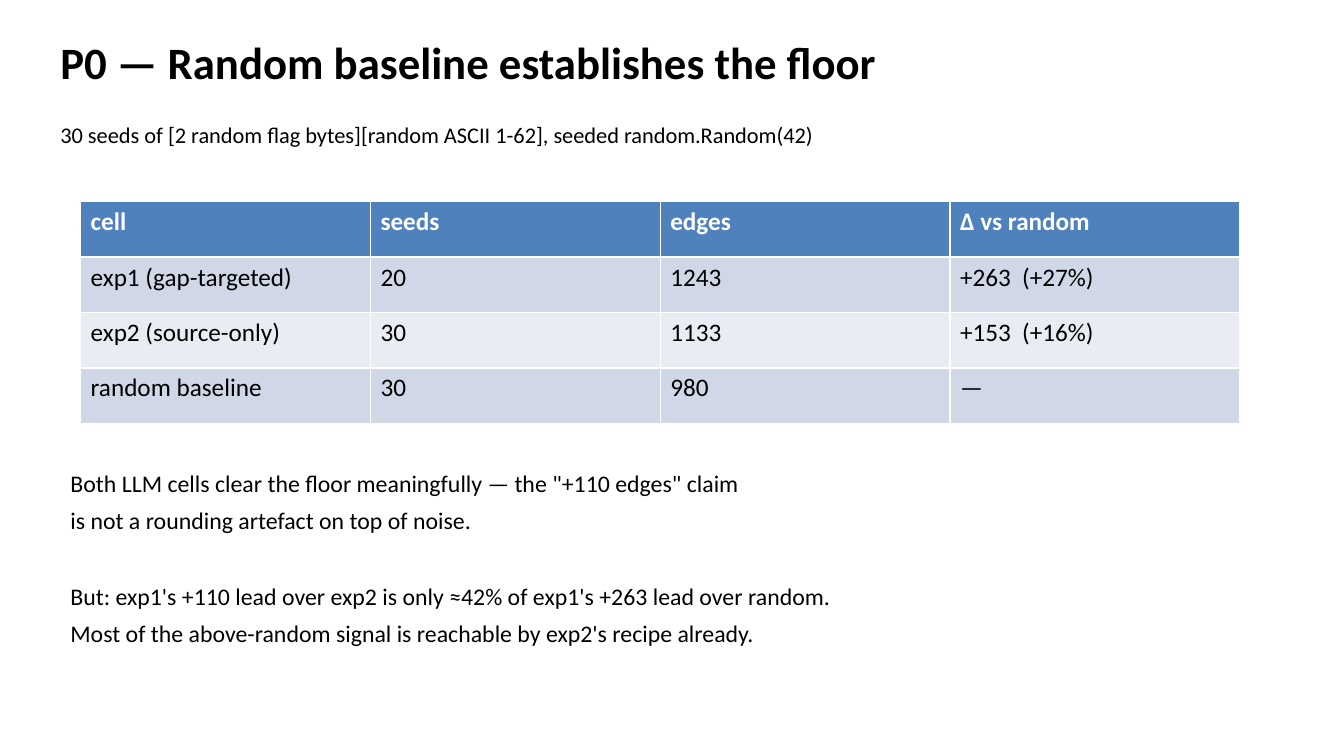
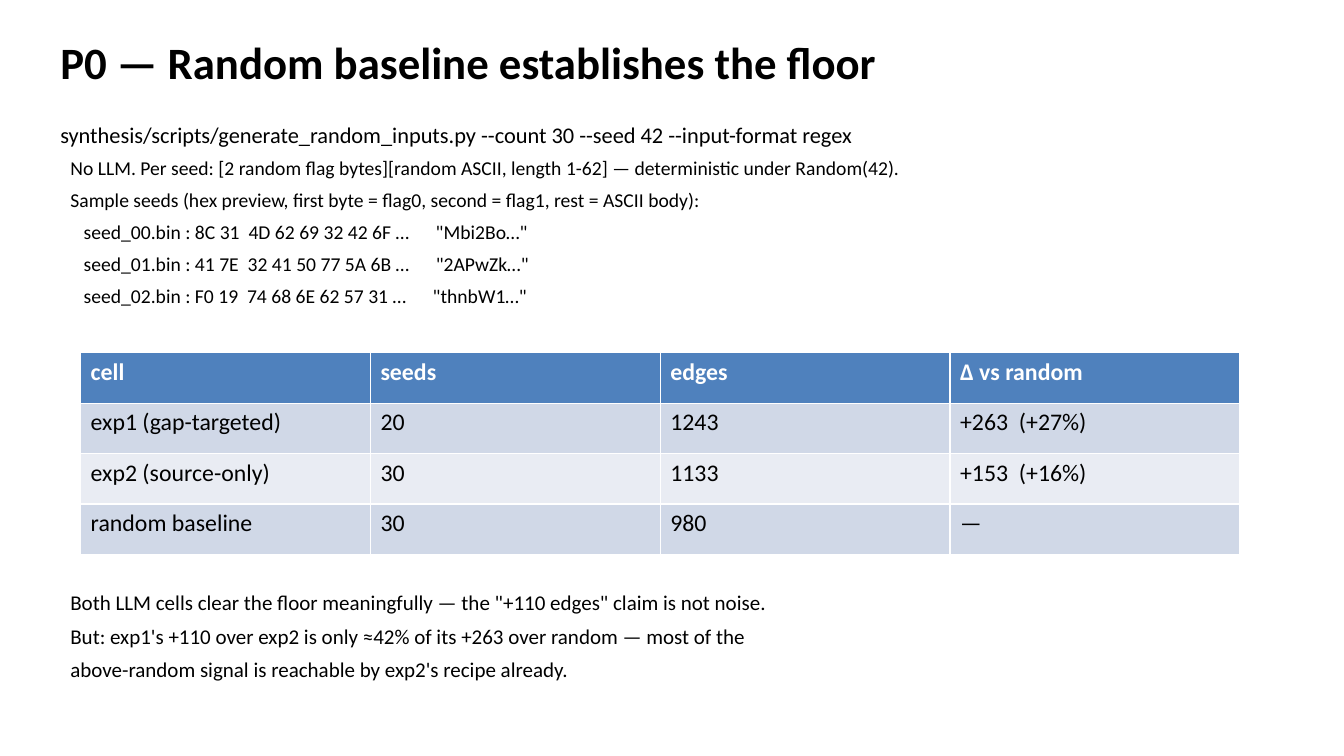
Before and after one commit to shreyasganesh0/llm-fuzzing, a slide deck: slide 18 of docs/slides/llm_fuzzing_review.pptx (slide 14 before the commit). Drawn at 1344x756 pixels with LibreOffice and Linux fonts; fonts in the diff are those of the drawing. Boxes give left, top, right and bottom in pixels: in the first picture for what was removed or moved away, otherwise in the second. Text is boxed around its words. In the diff, an @@ line names an element or a change of style, - is before the commit and + after.

Commit message:
Add ablation results docs, review decks, and credit-check utilities
- docs/WEEKLY_REVIEW_PROMPT.md: full review prompt with RE2 v2 and harfbuzz
  llama results; M1/M2 tables; head-to-head format-dependence comparison
- docs/LLAMA_ABLATION_RESULTS.md: standalone results doc for Claude web
  presentation creation (llama-only, 150-seed normalised runs)
- docs/EXPERIMENT_HANDOFF.md, HANDOFF_PACK.md: handoff docs for resuming
  Claude harfbuzz cells when API credits are restored
- docs/ABLATION_V3_SLIDE_SUMMARY.md, INTEGRITY_AND_NEXT_STEPS.md: earlier
  analysis docs
- core/build_pptx.py: add slides for data flow, prompt examples, and seed
  format walkthrough
- docs/slides/: updated and new PPTX review decks
- scripts/check_claude_credits.{py,sh}: utilities to poll Anthropic API
  credit availability before launching synthesis runs

```diff
--- a/docs/slides/llm_fuzzing_review.pptx
+++ b/docs/slides/llm_fuzzing_review.pptx
@@ text at box(60, 127, 851, 147): text changed @@
-30 seeds of [2 random flag bytes][random ASCII 1-62], seeded random.Random(42)
+synthesis/scripts/generate_random_inputs.py --count 30 --seed 42 --input-format regex
@@ text added at box(70, 160, 898, 306), 14 pt, text #000000 @@
+No LLM. Per seed: [2 random flag bytes][random ASCII, length 1-62] — deterministic under Random(42).
+Sample seeds (hex preview, first byte = flag0, second = flag1, rest = ASCII body):
+seed_00.bin : 8C 31 4D 62 69 32 42 6F … "Mbi2Bo…"
+seed_01.bin : 41 7E 32 41 50 77 5A 6B … "2APwZk…"
+seed_02.bin : F0 19 74 68 6E 62 57 31 … "thnbW1…"
@@ table at box(81, 353, 1242, 555) @@
@@ size 18 to 17 pt @@
@@ table: place and size @@
-table at box(81, 202, 1242, 423)
+table at box(81, 353, 1242, 555)
@@ text at box(70, 595, 766, 681): text changed; size 17 to 15 pt @@
-Both LLM cells clear the floor meaningfully — the "+110 edges" claim
-is not a rounding artefact on top of noise.
-But: exp1's +110 lead over exp2 is only ≈42% of exp1's +263 lead over random.
-Most of the above-random signal is reachable by exp2's recipe already.
+Both LLM cells clear the floor meaningfully — the "+110 edges" claim is not noise.
+But: exp1's +110 over exp2 is only ≈42% of its +263 over random — most of the
+above-random signal is reachable by exp2's recipe already.
```
Also in this commit, not shown: 1 other slide changed, 5 slides added, 11 other files.
